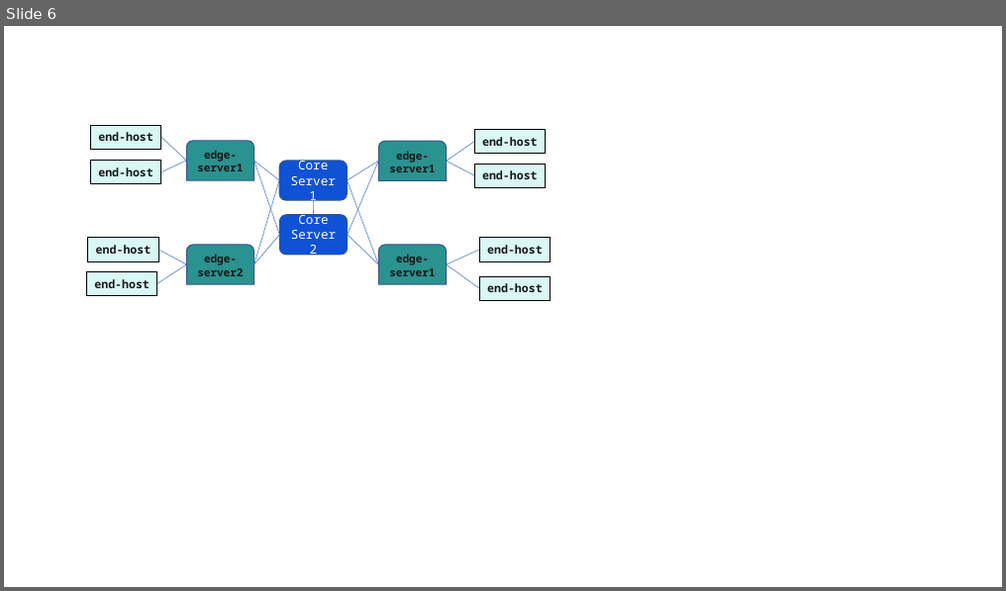
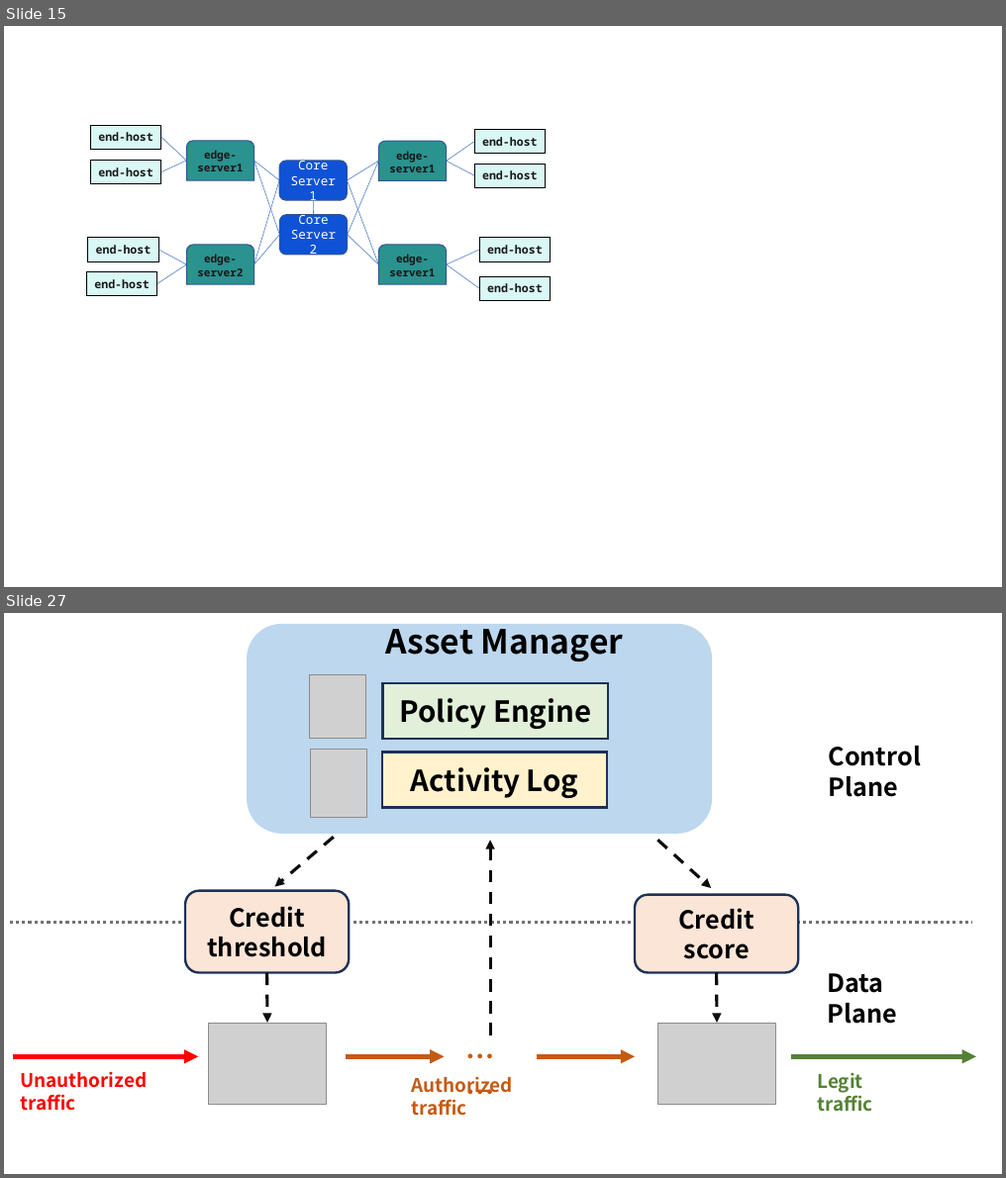
Before and after one commit to myk12/CybertwinSimPlot, a slide deck: arch/CybertwinSimArch.pptx. Shown one above the other, each under a label of ours: slide 6 before the commit, slides 15 and 27 after it; the slides between them are not shown. The pictures are 1006x591 and 1006x1178 pixels, drawn with LibreOffice and Linux fonts; fonts in the diff are those of the drawing; grey boxes stand for pictures. Boxes give left, top, right and bottom in pixels: in the first picture for what was removed or moved away, otherwise in the second. Text is boxed around its words. In the diff, an @@ line names an element or a change of style, - is before the commit and + after.

Commit message:
feat: Add CybertwinSim Architecture Figure

```diff
--- a/arch/CybertwinSimArch.pptx
+++ b/arch/CybertwinSimArch.pptx
@@ slide 27 added at (4,613,1002,1174), background #FFFFFF @@
@@ rounded rectangle added at (247,624,712,833), fill #BDD7EE @@
@@ text added at (385,619,624,662), 32 pt, text #000000, bold @@
+Asset Manager
@@ picture added at (310,674,365,738) @@
@@ rectangle added at (383,683,608,739), fill #E2F0D9, outline #1E3256 2.25 pt, 28 pt, text #000000, bold @@
+Policy Engine
@@ picture added at (311,749,367,817) @@
@@ rectangle added at (382,753,607,808), fill #FFF2CC, outline #1E3256 2.25 pt, 28 pt, text #000000, bold @@
+Activity Log
@@ text added at (829,746,921,797), 24 pt, text #000000, bold @@
+Control Plane
@@ arrow added from (334, 837) to (275, 887), #0D0D0D 3 pt dashed @@
@@ arrow added from (491, 1036) to (491, 840), #0D0D0D 3 pt dashed @@
@@ arrow added from (658, 840) to (712, 888), #0D0D0D 3 pt dashed @@
@@ rounded rectangle added at (185,891,350,973), fill #FBE5D6, outline #1E3256 2.25 pt, 24 pt, text #000000, bold @@
+Credit threshold
@@ rounded rectangle added at (635,895,799,973), fill #FBE5D6, outline #1E3256 2.25 pt, 24 pt, text #000000, bold @@
+Credit score
@@ line added from (9, 922) to (973, 922), #767171 3 pt dashed @@
@@ arrow added from (266, 973) to (267, 1023), #0D0D0D 3 pt dashed @@
@@ arrow added from (717, 973) to (717, 1023), #0D0D0D 3 pt dashed @@
@@ text added at (827,973,896,1024), 24 pt, text #000000, bold @@
+Data Plane
@@ picture added at (209,1023,327,1105) @@
@@ picture added at (658,1023,776,1105) @@
@@ arrow added from (13, 1057) to (198, 1057), #FF0000 4.5 pt @@
@@ arrow added from (347, 1057) to (445, 1057), #C55A11 4.5 pt @@
@@ text added at (459,1036,522,1078), 28 pt, text #C55A11, bold @@
+……
@@ arrow added from (537, 1057) to (635, 1057), #C55A11 4.5 pt @@
@@ arrow added from (791, 1057) to (976, 1057), #548235 4.5 pt @@
@@ text added at (20,1071,147,1111), 18 pt, text #FF0000, bold @@
+Unauthorized traffic
@@ text added at (411,1076,512,1116), 18 pt, text #C55A11, bold @@
+Authorized traffic
@@ text added at (818,1073,873,1112), 18 pt, text #548235, bold @@
+Legit traffic
@@ what was slide 6 is now slide 15 @@
```
Also in this commit, not shown: 5 slides changed, 15 other slides added.
